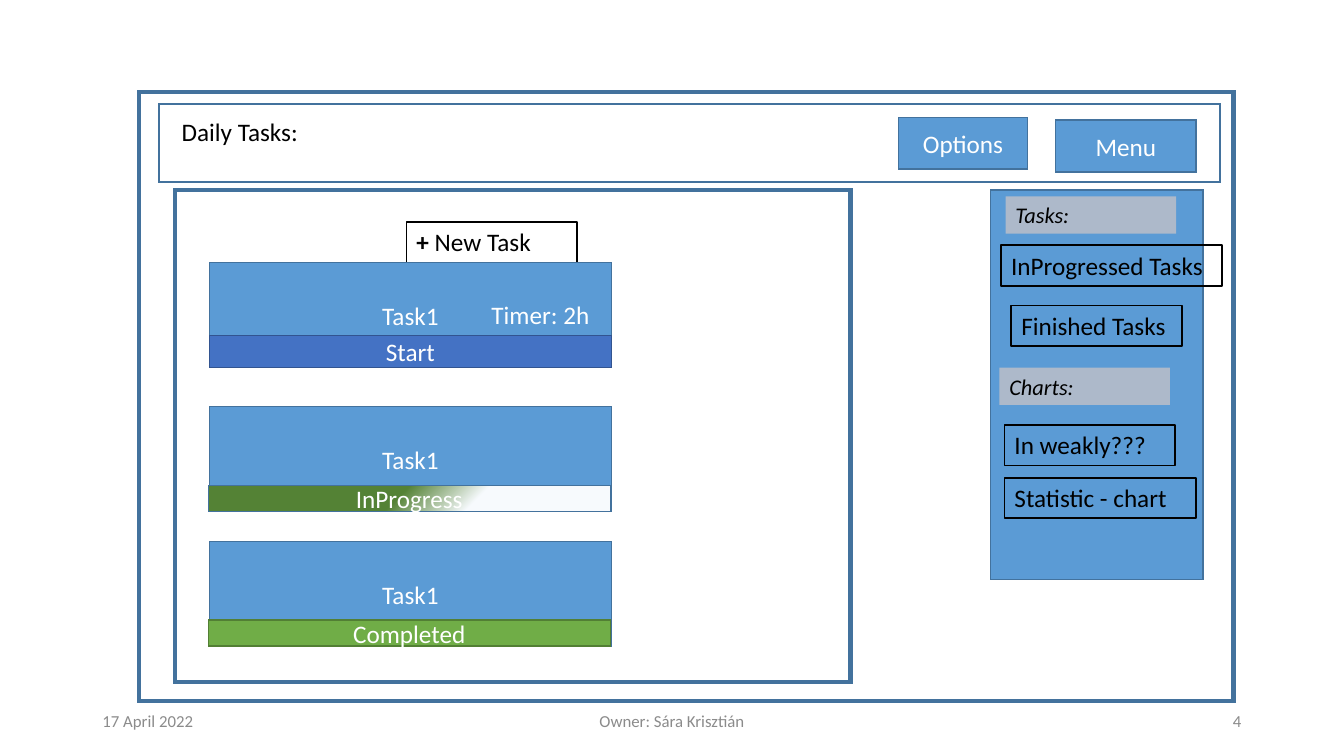
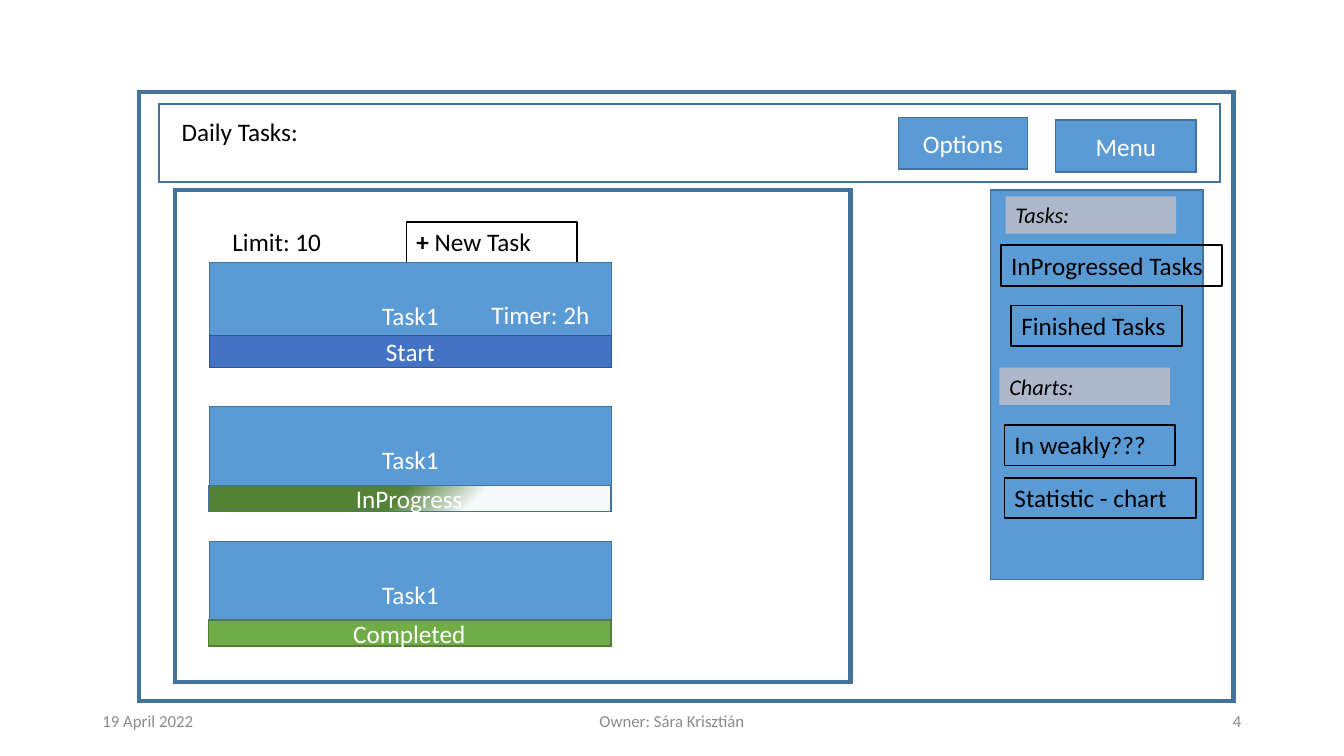
Before and after one commit to krisztian14testgit/ng-task-monitor, a slide deck: slide 4 of plan/TaskTracingApp.pptx. Drawn at 1344x756 pixels with LibreOffice and Linux fonts; fonts in the diff are those of the drawing; background and template pictures are left out. Boxes give left, top, right and bottom in pixels: in the first picture for what was removed or moved away, otherwise in the second. Text is boxed around its words. In the diff, an @@ line names an element or a change of style, - is before the commit and + after.

```diff
--- a/plan/TaskTracingApp.pptx
+++ b/plan/TaskTracingApp.pptx
@@ text added at (232,233,321,251), 18 pt, text #000000 @@
+Limit: 10
@@ text at (102,715,193,730): text changed @@
-17 April 2022
+19 April 2022
```
Also in this commit, not shown: 7 other slides changed.
